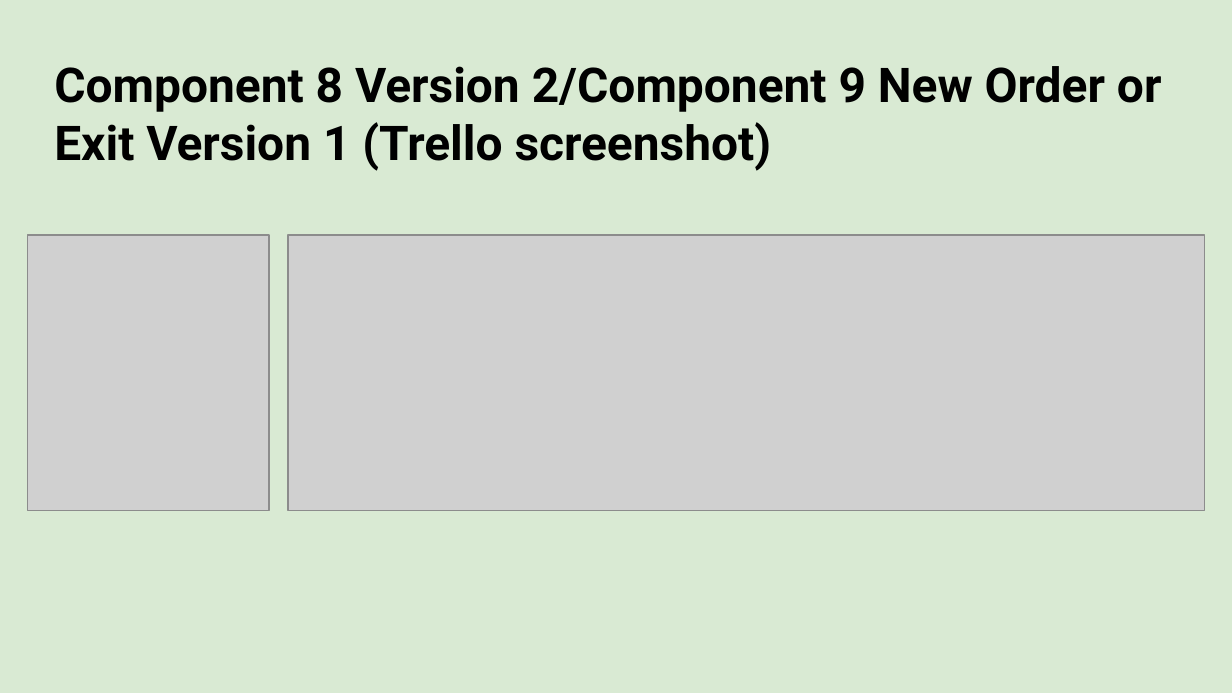
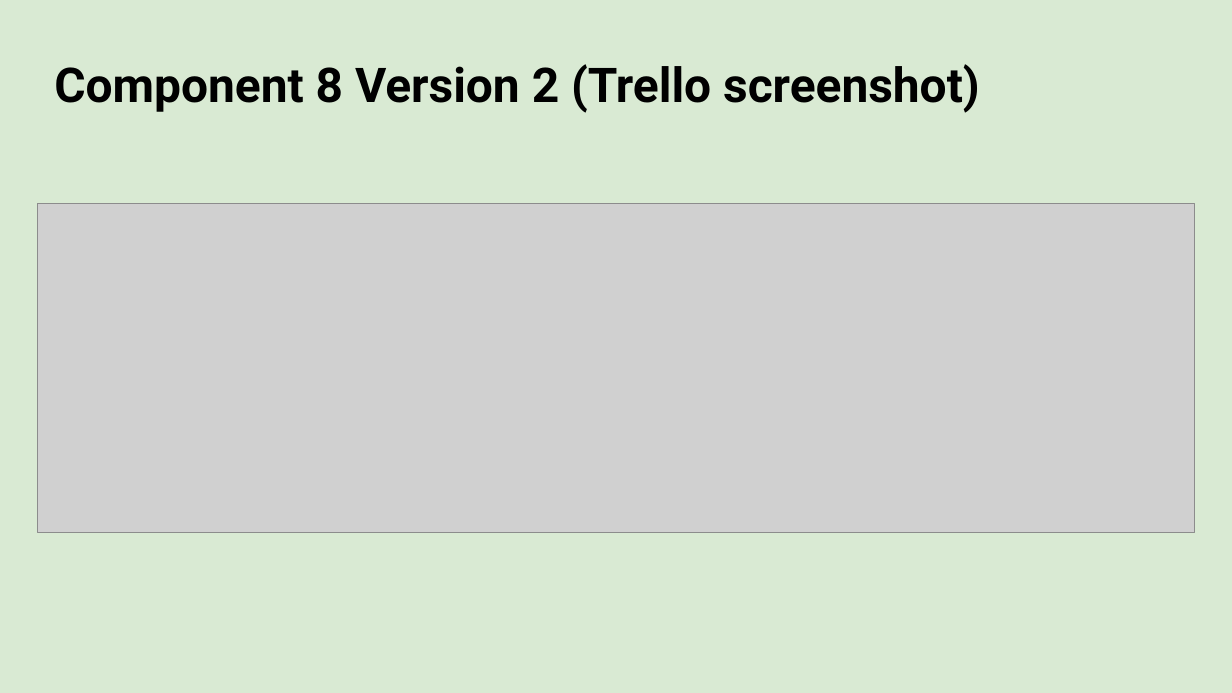
Before and after one commit to danettp/ds_nuts_bot, a slide deck: slide 68 of Danett Pepito - 000_91896 _ 91897 Documentation - 2150400 (Git).pptx. Drawn at 1232x693 pixels with LibreOffice and Linux fonts; fonts in the diff are those of the drawing; grey boxes stand for pictures; background and template pictures are left out. Boxes give left, top, right and bottom in pixels: in the first picture for what was removed or moved away, otherwise in the second. Text is boxed around its words. In the diff, an @@ line names an element or a change of style, - is before the commit and + after.

```diff
--- a/Danett Pepito - 000_91896 _ 91897 Documentation - 2150400 (Git).pptx
+++ b/Danett Pepito - 000_91896 _ 91897 Documentation - 2150400 (Git).pptx
@@ title at [54,64,980,113]: text changed @@
-Component 8 Version 2/Component 9 New Order or Exit Version 1 (Trello screenshot)
+Component 8 Version 2 (Trello screenshot)
@@ picture: place and size @@
-picture at [27,235,269,511]
+picture at [37,203,1194,532]
@@ picture removed at [288,235,1205,511] @@
```
Also in this commit, not shown: 4 slides added, 2 other files.
